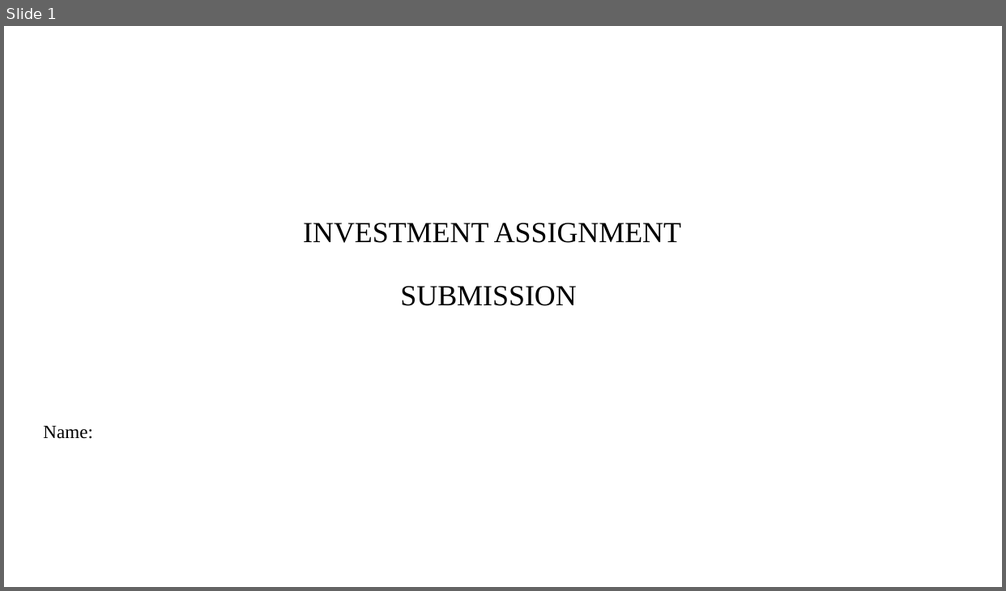
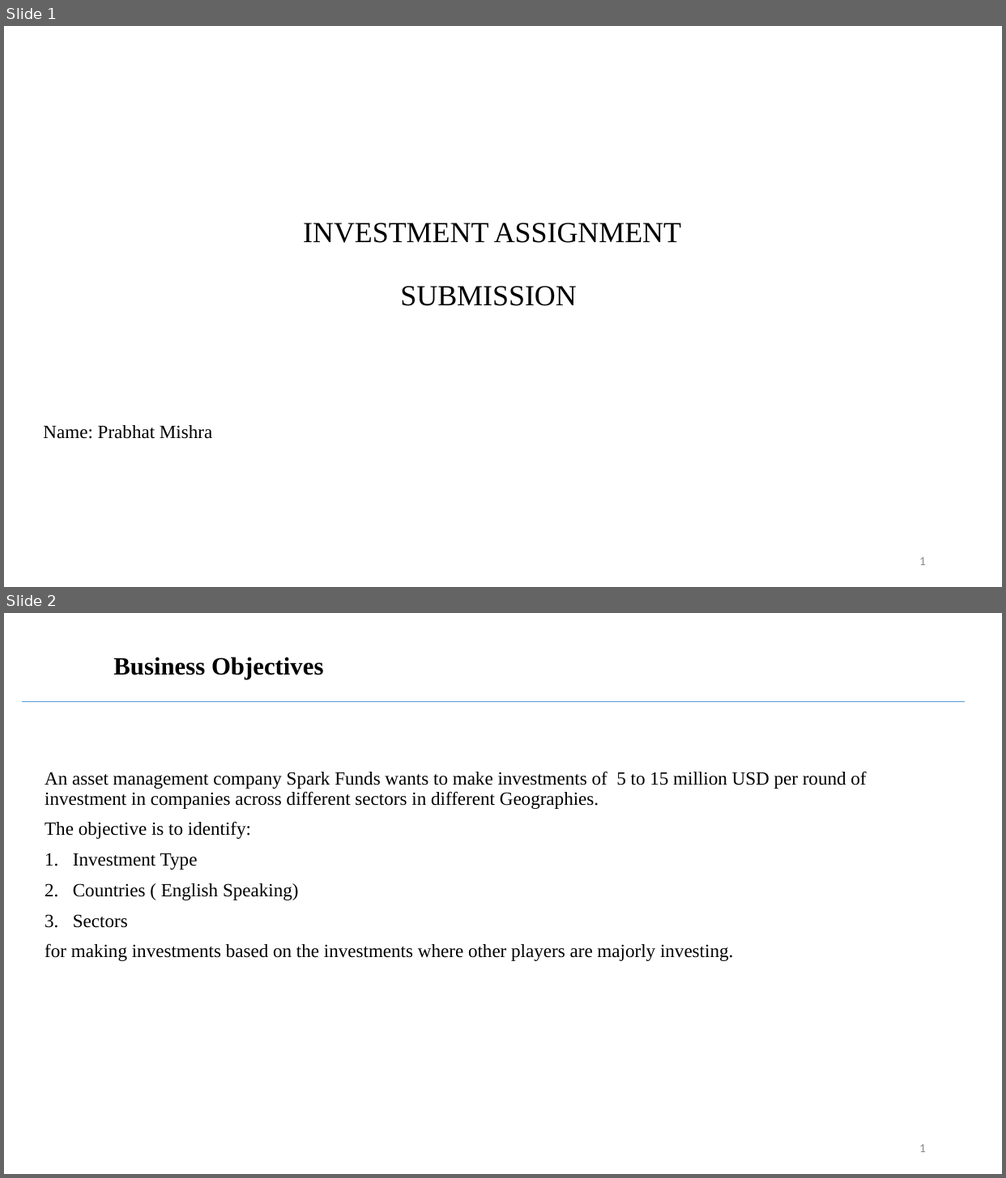
Before and after one commit to prabhatm0307/ai-ml, a slide deck: 2. Stats Essentials/2.Investment Assignment/INVEST.pptx. Shown one above the other, each under a label of ours: slide 1 before the commit, slides 1 and 2 after it. The pictures are 1006x591 and 1006x1178 pixels, drawn with LibreOffice and Linux fonts; fonts in the diff are those of the drawing; background and template pictures are left out. Boxes give left, top, right and bottom in pixels: in the first picture for what was removed or moved away, otherwise in the second. Text is boxed around its words. In the diff, an @@ line names an element or a change of style, - is before the commit and + after.

```diff
--- a/2. Stats Essentials/2.Investment Assignment/INVEST.pptx
+++ b/2. Stats Essentials/2.Investment Assignment/INVEST.pptx
@@ slide 2 added at (4,613,1002,1174), background #FFFFFF @@
@@ title added at (113,657,323,679), 24 pt, text #000000, bold @@
+Business Objectives
@@ line added from (22, 702) to (965, 702), #5B9BD5 0.5 pt @@
@@ text added at (44,771,866,961), 18 pt, text #000000 @@
+An asset management company Spark Funds wants to make investments of 5 to 15 million USD per round of investment in companies across different sectors in different Geographies.
+The objective is to identify:
+1. Investment Type
+2. Countries ( English Speaking)
+3. Sectors
+for making investments based on the investments where other players are majorly investing.
@@ text added at (919,1144,926,1152), 12 pt, text #8C8C8C @@
+1
@@ slide 1 changed as well @@
@@ subtitle at (43,425,212,439): text changed @@
-Name:
+Name: Prabhat Mishra
@@ page number added at (919,557,926,565), 12 pt, text #8C8C8C @@
+1
```
Also in this commit, not shown: 6 other slides added, 9 slides removed, 6 other files.
